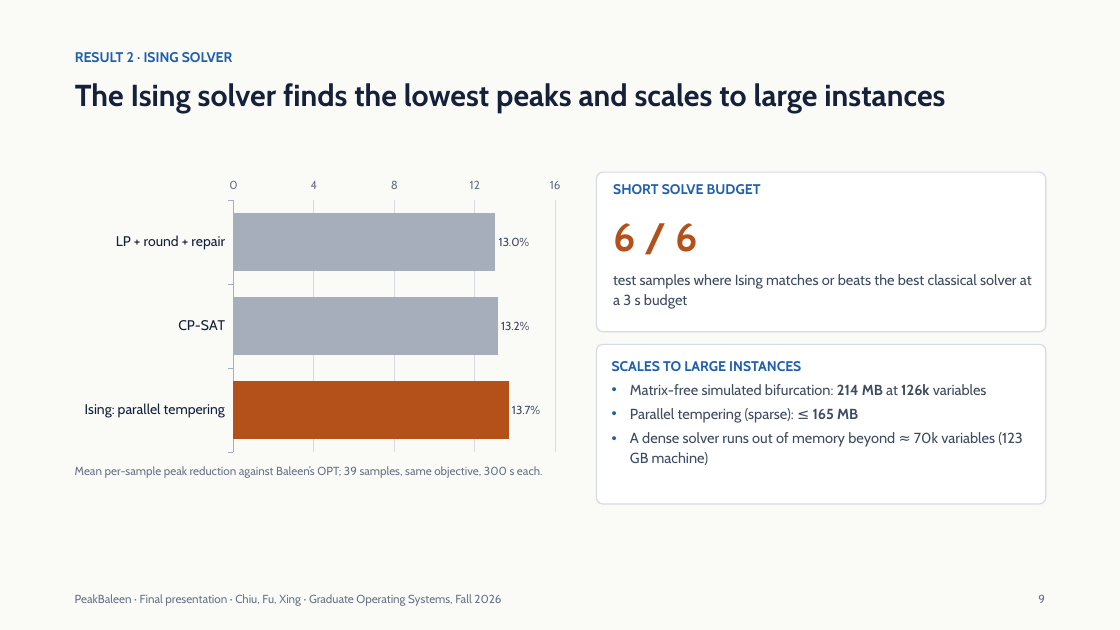
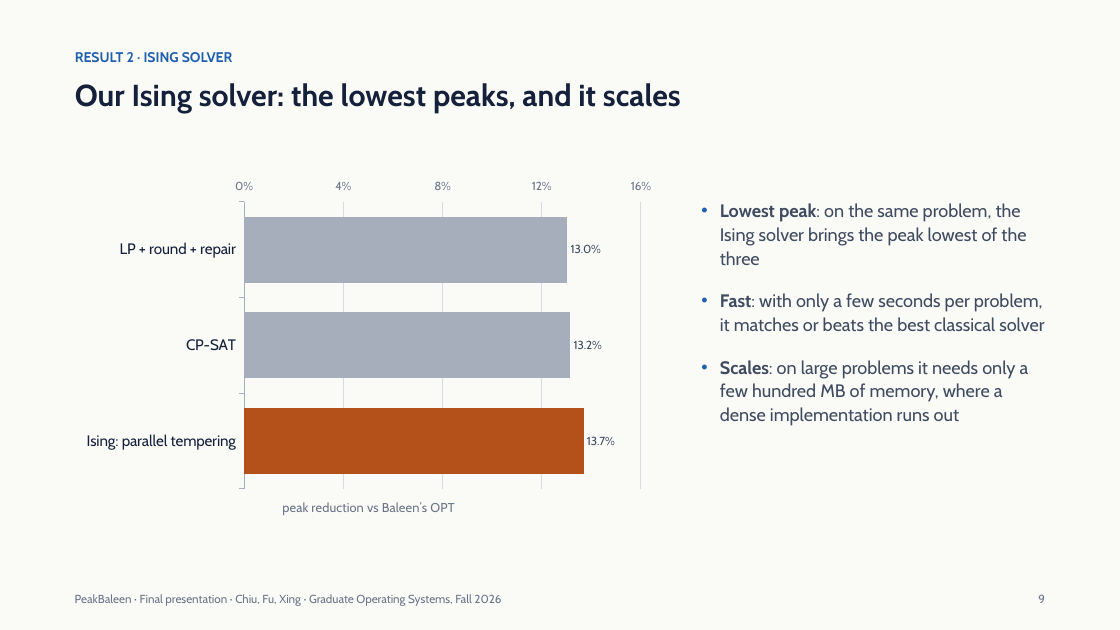
Before and after one commit to xingsixue123/OS_final_project, a slide deck: slide 9 of changes/6_final/PeakBaleen_Final_v3.pptx. Drawn at 1120x630 pixels with LibreOffice and Linux fonts; fonts in the diff are those of the drawing. Boxes give left, top, right and bottom in pixels: in the first picture for what was removed or moved away, otherwise in the second. Text is boxed around its words. In the diff, an @@ line names an element or a change of style, - is before the commit and + after.

```diff
--- a/changes/6_final/PeakBaleen_Final_v3.pptx
+++ b/changes/6_final/PeakBaleen_Final_v3.pptx
@@ title at bbox=[75, 83, 681, 113]: text changed @@
-The Ising solver finds the lowest peaks and scales to large instances
+Our Ising solver: the lowest peaks, and it scales
@@ bar chart at bbox=[75, 172, 663, 534] @@
@@ value axis title "" to "peak reduction vs Baleen’s OPT" @@
@@ category axis changed @@
@@ value axis changed @@
@@ bar chart: place and size @@
-bar chart at bbox=[75, 172, 571, 458]
+bar chart at bbox=[75, 172, 663, 534]
@@ rounded rectangle removed at bbox=[597, 172, 1046, 332] @@
@@ text removed at bbox=[613, 184, 761, 194] @@
-SHORT SOLVE BUDGET
@@ text added at bbox=[720, 203, 1044, 426], 15.5 pt, text #3F4B60 @@
+• Lowest peak: on the same problem, the Ising solver brings the peak lowest of the three
+• Fast: with only a few seconds per problem, it matches or beats the best classical solver
+• Scales: on large problems it needs only a few hundred MB of memory, where a dense implementation runs out
@@ text removed at bbox=[613, 223, 697, 252] @@
-6 / 6
@@ text removed at bbox=[613, 274, 1032, 309] @@
-test samples where Ising matches or beats the best classical solver at a 3 s budget
@@ rounded rectangle removed at bbox=[597, 344, 1046, 504] @@
@@ text removed at bbox=[612, 361, 1023, 465] @@
-SCALES TO LARGE INSTANCES
-• Matrix-free simulated bifurcation: 214 MB at 126k variables
-• Parallel tempering (sparse): ≤ 165 MB
-• A dense solver runs out of memory beyond ≈ 70k variables (123 GB machine)
@@ text removed at bbox=[75, 466, 543, 478] @@
-Mean per-sample peak reduction against Baleen’s OPT; 39 samples, same objective, 300 s each.
```
Also in this commit, not shown: 5 other files.
